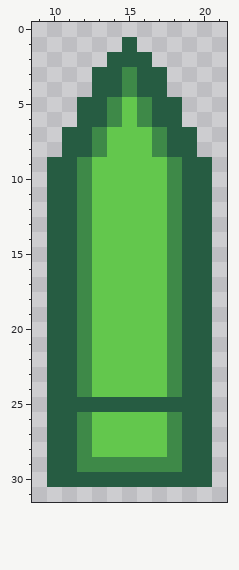
Pixel-art sprite, stored at entities/player/weapons/bullet.orig.png. Above, as it was before the edit.
The file is 32x32 pixels. Shown: x 9..21, y 0..31.
After the commit:
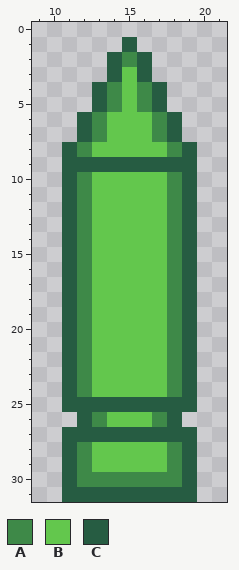
Palette (. is transparent): A #3e8948  B #63c74d  C #265c42
The edit:
y 2: x 15 C -> A
y 3: x 13 C -> .; x 15 A -> B; x 17 C -> .
y 4: x 14..16 CAC -> ABA
y 5: x 12 C -> .; x 18 C -> .
y 6: x 13..14 CA -> AB; x 16..17 AC -> BA
y 7: x 11 C -> .; x 19 C -> .
y 8: x 12..13 CA -> AB; x 17..18 AC -> BA
y 9: x 10 C -> .; x 12..18 ABBBBBA -> CCCCCCC; x 20 C -> .
y 10..25: x 10 C -> .; x 20 C -> .
y 26: x 10..13 CCAB -> ..CA; x 17..20 BACC -> AC..
y 27: x 10 C -> .; x 12..18 ABBBBBA -> CCCCCCC; x 20 C -> .
y 28: x 10 C -> .; x 20 C -> .
y 29: x 10 C -> .; x 13..17 AAAAA -> BBBBB; x 20 C -> .
y 30: x 10 C -> .; x 12..18 CCCCCCC -> AAAAAAA; x 20 C -> .
y 31: x 11..19 ......... -> CCCCCCCCC
Changed places in both pictures, as pixel boxes (x1, y1, x2, y2):
changed: (47, 52, 212, 502)
